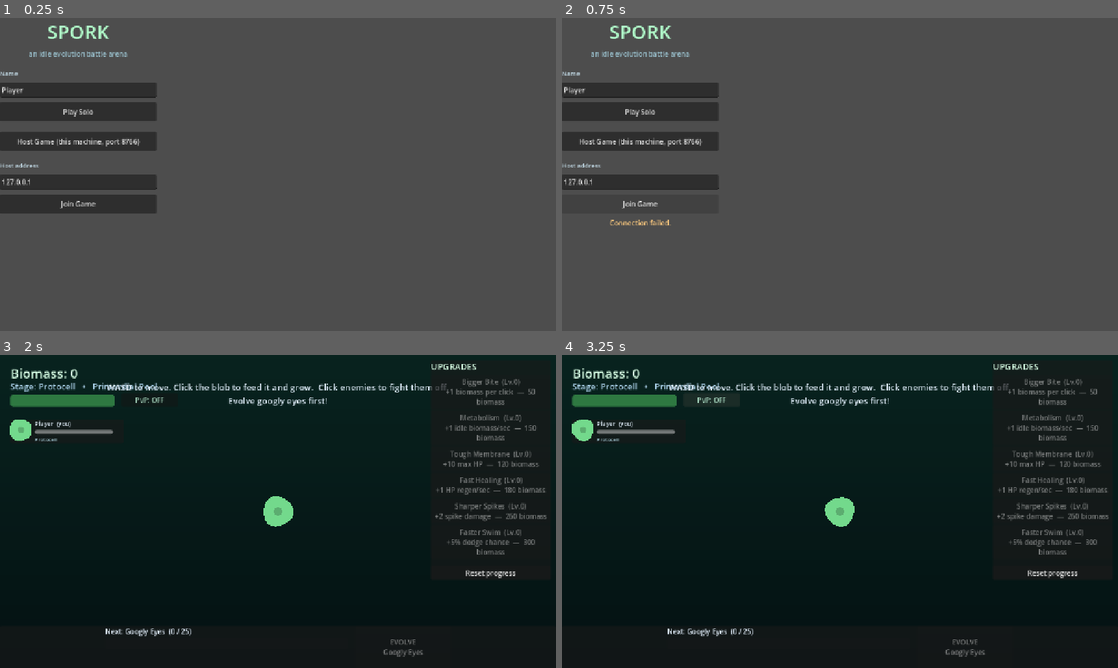
Above: before the commit, frames 1-4 (two rows, left to right).
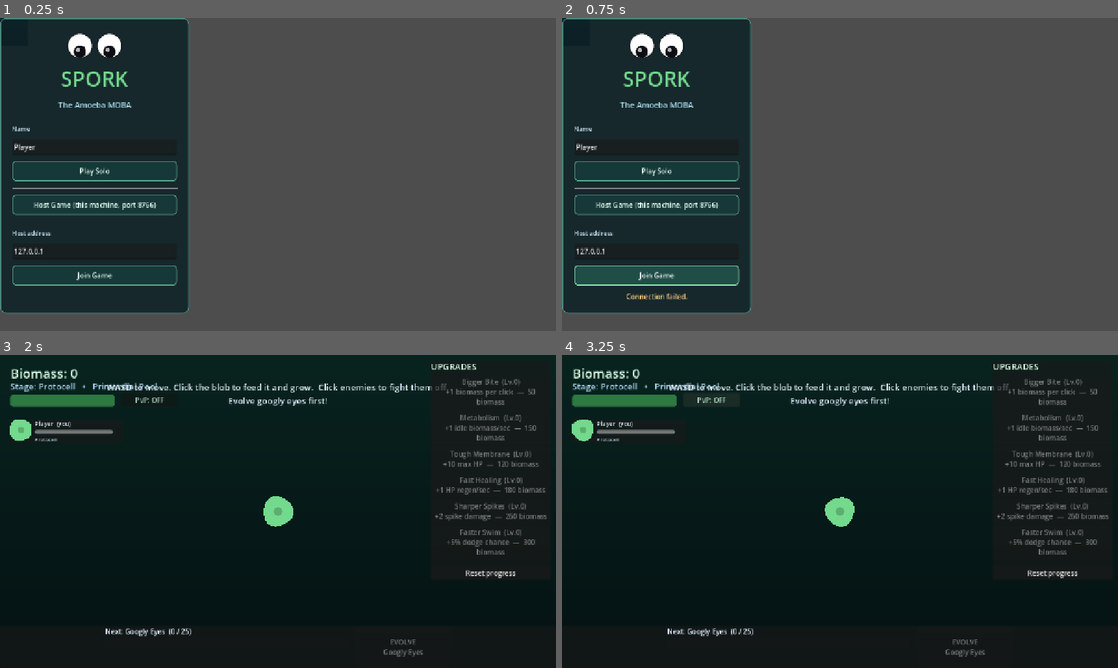
Above: after the commit, the same moments.

Repository: mjduke420/spork
Game: Godot game, scene res://scenes/menu.tscn
Same seed, same stepped clock (60 frames per second), same inputs: the game is played once before the commit and once after it.
Inputs:
- Up to frame 1 (0.25 s): no input
- Up to frame 2 (0.75 s): click "Join Game" at 0.5 s
- Up to frame 3 (2 s): click "Play Solo" at 1.25 s
- Up to frame 4 (3.25 s): click "PvP: OFF" at 2 s; click "PvP: ON" at 2.75 s

The runs differ from the first frame. In frame 1, 26% of the frame differs, in the area x 0-34%, y 0-95%; in frame 2, 27%; in frame 3, less than 0.1%; in frame 4, less than 0.1%.

Commit message:
style: center the menu card and restyle it to match the game
- Fix centering: a raw anchor preset on the box only "centers" a
  zero-size control at the moment it's set, so it drifted off-screen
  as content was added. Wrap it in a CenterContainer instead, which
  stays centered as the card resizes (e.g. Host/IP fields hiding on
  web).
- Tagline -> "The Amoeba MOBA".
- Reuse the in-game ocean gradient background and protocell-green
  title color, themed button styles, and a pair of jiggly googly eyes
  above the title (reusing googly_eye.gd's real drawing/physics code,
  same SubViewport trick as the roster mini-avatars).

Diff:
--- a/scripts/menu.gd
+++ b/scripts/menu.gd
@@ -6,6 +6,15 @@
 ## single-player experience the game has always had.
 
 const MAIN_SCENE := "res://scenes/main.tscn"
+const GooglyEye := preload("res://scripts/googly_eye.gd")
+
+# Matches the in-game ocean gradient (see main.gd's BG_TOP/BG_BOTTOM) so the menu
+# doesn't feel like a different app from the game it launches into.
+const BG_TOP := Color(0.06, 0.16, 0.20)
+const BG_BOTTOM := Color(0.03, 0.08, 0.12)
+const ACCENT := Color(0.45, 0.85, 0.55)   # protocell green, same as player_cell.gd's BODY_START
+
+const EYE_VIEWPORT_SIZE := Vector2i(150, 64)
 
 var _name_field: LineEdit
 var _ip_field: LineEdit
@@ -27,47 +36,51 @@
 	return "--server" in OS.get_cmdline_args() or "--server" in OS.get_cmdline_user_args()
 
 func _build_ui() -> void:
-	var bg := ColorRect.new()
-	bg.color = Color(0.04, 0.10, 0.13)
-	bg.set_anchors_preset(Control.PRESET_FULL_RECT)
-	bg.mouse_filter = Control.MOUSE_FILTER_IGNORE
-	add_child(bg)
+	_build_background()
+
+	# CenterContainer (not a raw anchor preset on the box itself) keeps the card
+	# truly centered regardless of its size, including as it grows/shrinks when
+	# the Host/IP fields hide on web.
+	var center := CenterContainer.new()
+	center.set_anchors_preset(Control.PRESET_FULL_RECT)
+	add_child(center)
+
+	var card := PanelContainer.new()
+	card.add_theme_stylebox_override("panel", _card_style())
+	center.add_child(card)
 
 	var box := VBoxContainer.new()
-	box.set_anchors_preset(Control.PRESET_CENTER)
-	box.custom_minimum_size = Vector2(360, 0)
-	box.add_theme_constant_override("separation", 10)
-	add_child(box)
+	box.custom_minimum_size = Vector2(380, 0)
+	box.add_theme_constant_override("separation", 14)
+	card.add_child(box)
+
+	_build_eyes(box)
 
 	var title := Label.new()
 	title.text = "SPORK"
 	title.horizontal_alignment = HORIZONTAL_ALIGNMENT_CENTER
-	title.add_theme_font_size_override("font_size", 44)
-	title.add_theme_color_override("font_color", Color(0.7, 1.0, 0.8))
+	title.add_theme_font_size_override("font_size", 48)
+	title.add_theme_color_override("font_color", ACCENT)
 	box.add_child(title)
 
 	var subtitle := Label.new()
-	subtitle.text = "an idle evolution battle arena"
+	subtitle.text = "The Amoeba MOBA"
 	subtitle.horizontal_alignment = HORIZONTAL_ALIGNMENT_CENTER
-	subtitle.add_theme_font_size_override("font_size", 16)
-	subtitle.add_theme_color_override("font_color", Color(0.6, 0.75, 0.8))
+	subtitle.add_theme_font_size_override("font_size", 18)
+	subtitle.add_theme_color_override("font_color", Color(0.65, 0.85, 0.9))
 	box.add_child(subtitle)
 
 	box.add_child(HSeparator.new())
 
 	_name_field = _labeled_field(box, "Name", "Player")
 
-	var solo_btn := Button.new()
-	solo_btn.text = "Play Solo"
-	solo_btn.custom_minimum_size = Vector2(0, 44)
+	var solo_btn := _styled_button("Play Solo")
 	solo_btn.pressed.connect(_on_solo_pressed)
 	box.add_child(solo_btn)
 
 	box.add_child(HSeparator.new())
 
-	_host_btn = Button.new()
-	_host_btn.text = "Host Game (this machine, port %d)" % Net.PORT
-	_host_btn.custom_minimum_size = Vector2(0, 44)
+	_host_btn = _styled_button("Host Game (this machine, port %d)" % Net.PORT)
 	_host_btn.pressed.connect(_on_host_pressed)
 	box.add_child(_host_btn)
 
@@ -83,9 +96,7 @@
 	_ip_field.custom_minimum_size = Vector2(0, 36)
 	box.add_child(_ip_field)
 
-	_join_btn = Button.new()
-	_join_btn.text = "Join Game"
-	_join_btn.custom_minimum_size = Vector2(0, 44)
+	_join_btn = _styled_button("Join Game")
 	_join_btn.pressed.connect(_on_join_pressed)
 	box.add_child(_join_btn)
 
@@ -102,6 +113,76 @@
 	_status.horizontal_alignment = HORIZONTAL_ALIGNMENT_CENTER
 	_status.add_theme_color_override("font_color", Color(1.0, 0.8, 0.5))
 	box.add_child(_status)
+
+## A pair of jiggly googly eyes above the title — reuses googly_eye.gd exactly as
+## it's drawn in-game (same trick as mini_avatar.gd), rendered into a small
+## SubViewport since this menu is Control-based UI, not a Node2D world.
+func _build_eyes(parent: Node) -> void:
+	var eyes_center := CenterContainer.new()
+	parent.add_child(eyes_center)
+
+	var vp_container := SubViewportContainer.new()
+	vp_container.custom_minimum_size = Vector2(EYE_VIEWPORT_SIZE)
+	eyes_center.add_child(vp_container)
+
+	var vp := SubViewport.new()
+	vp.size = EYE_VIEWPORT_SIZE
+	vp.transparent_bg = true
+	vp_container.add_child(vp)
+
+	var mid := Vector2(EYE_VIEWPORT_SIZE) * 0.5
+	for dx in [-34.0, 34.0]:
+		var eye := GooglyEye.new()
+		eye.position = mid + Vector2(dx, 4.0)
+		vp.add_child(eye)
+		eye.setup(28.0, 14.0)
+
+func _build_background() -> void:
+	var grad := Gradient.new()
+	grad.set_color(0, BG_TOP)
+	grad.set_color(1, BG_BOTTOM)
+	var tex := GradientTexture2D.new()
+	tex.gradient = grad
+	tex.fill_from = Vector2(0, 0)
+	tex.fill_to = Vector2(0, 1)
+	var bg := TextureRect.new()
+	bg.texture = tex
+	bg.set_anchors_preset(Control.PRESET_FULL_RECT)
+	bg.stretch_mode = TextureRect.STRETCH_SCALE
+	bg.mouse_filter = Control.MOUSE_FILTER_IGNORE
+	add_child(bg)
+
+func _card_style() -> StyleBoxFlat:
+	var sb := StyleBoxFlat.new()
+	sb.bg_color = Color(0.05, 0.13, 0.15, 0.85)
+	sb.border_color = Color(0.3, 0.55, 0.5)
+	sb.set_border_width_all(2)
+	sb.set_corner_radius_all(14)
+	sb.set_content_margin_all(28)
+	return sb
+
+func _styled_button(text: String) -> Button:
+	var b := Button.new()
+	b.text = text
+	b.custom_minimum_size = Vector2(0, 46)
+	b.add_theme_font_size_override("font_size", 16)
+	b.add_theme_color_override("font_color", Color(0.9, 1.0, 0.95))
+	b.add_theme_color_override("font_hover_color", Color(1.0, 1.0, 1.0))
+	b.add_theme_color_override("font_disabled_color", Color(0.5, 0.55, 0.55))
+	b.add_theme_stylebox_override("normal", _button_style(Color(0.09, 0.22, 0.22), Color(0.35, 0.65, 0.55)))
+	b.add_theme_stylebox_override("hover", _button_style(Color(0.13, 0.30, 0.28), Color(0.55, 0.9, 0.7)))
+	b.add_theme_stylebox_override("pressed", _button_style(Color(0.07, 0.18, 0.18), Color(0.45, 0.8, 0.65)))
+	b.add_theme_stylebox_override("disabled", _button_style(Color(0.08, 0.1, 0.1), Color(0.2, 0.25, 0.25)))
+	return b
+
+func _button_style(bg: Color, border: Color) -> StyleBoxFlat:
+	var sb := StyleBoxFlat.new()
+	sb.bg_color = bg
+	sb.border_color = border
+	sb.set_border_width_all(2)
+	sb.set_corner_radius_all(8)
+	sb.set_content_margin_all(8)
+	return sb
 
 func _labeled_field(parent: Node, label_text: String, default_value: String) -> LineEdit:
 	var label := Label.new()
